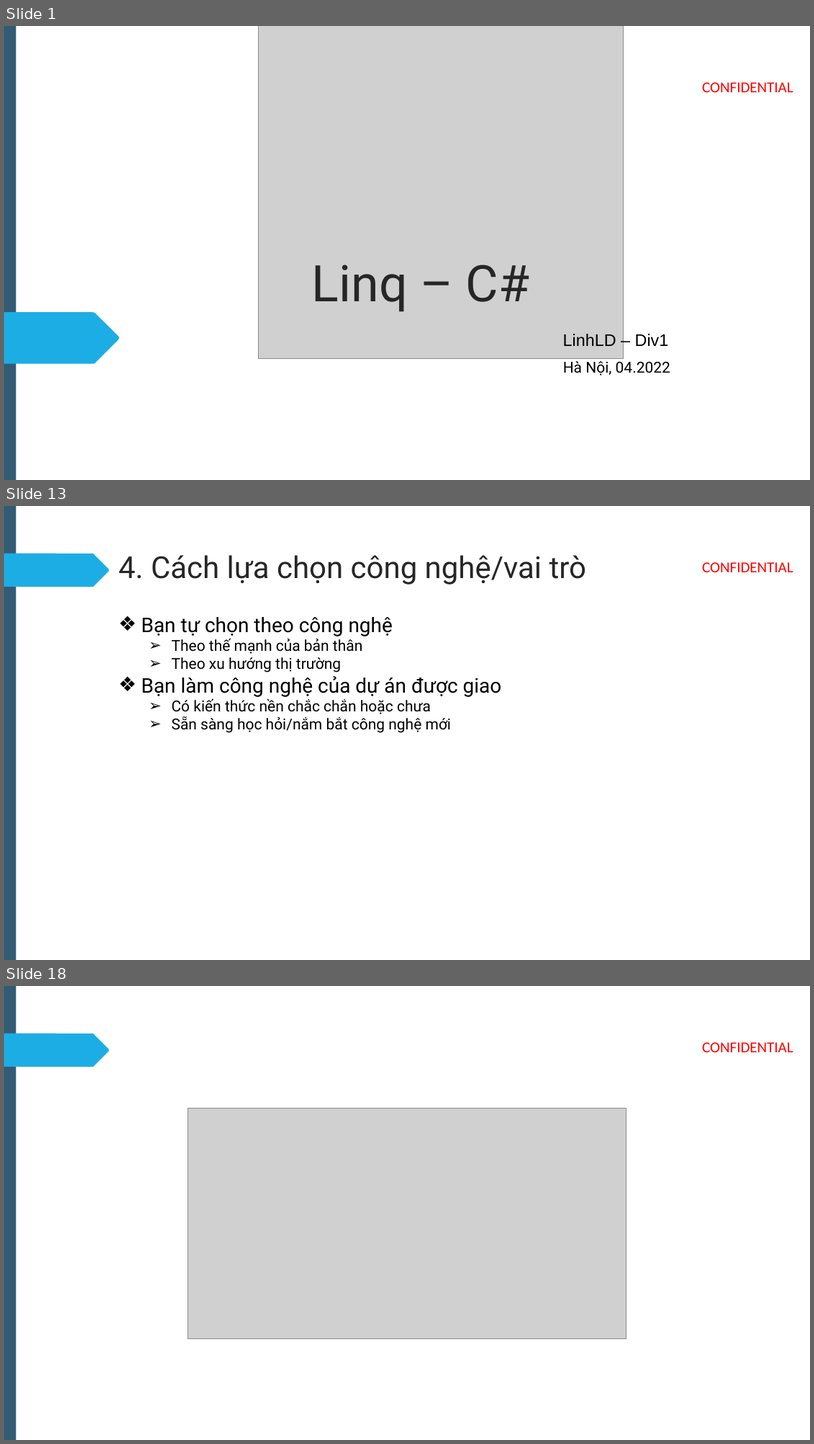
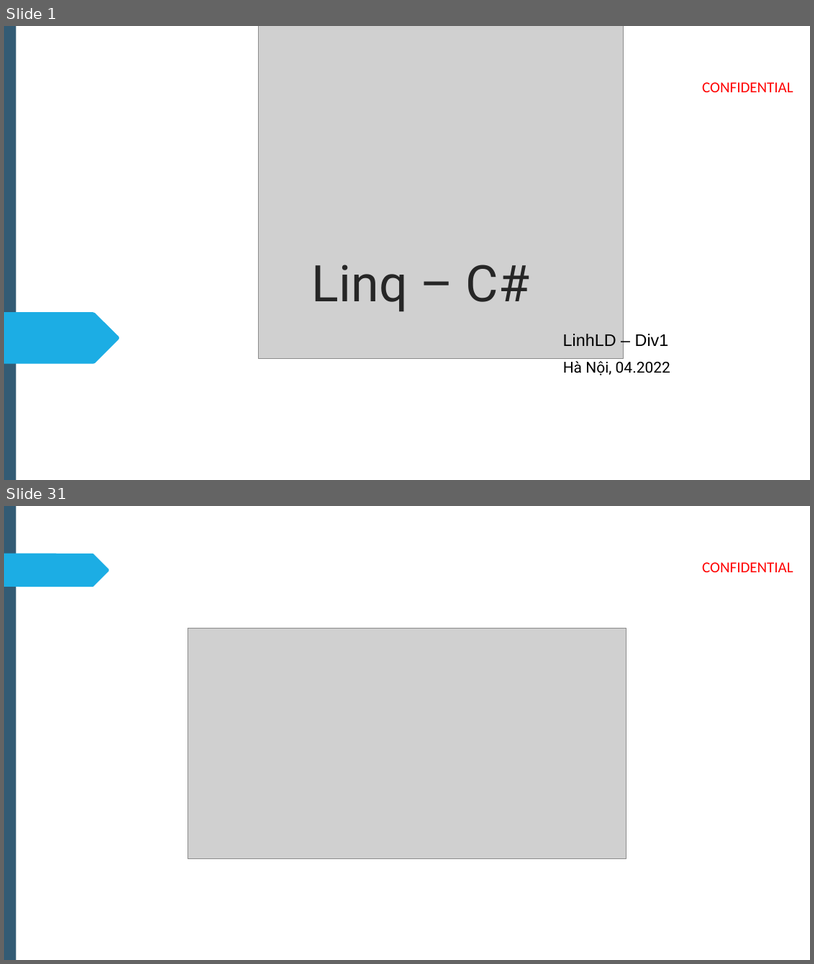
Before and after one commit to Linh-dev/Linq-CSharp, a slide deck: NWS_INTRO_WebDeveloperRoadmap.pptx. Shown one above the other, each under a label of ours: slides 1, 13 and 18 before the commit, slides 1 and 31 after it; the slides between them are not shown. The pictures are 814x1444 and 814x964 pixels, drawn with LibreOffice and Linux fonts; fonts in the diff are those of the drawing; grey boxes stand for pictures; background and template pictures are left out. Boxes give left, top, right and bottom in pixels: in the first picture for what was removed or moved away, otherwise in the second. Text is boxed around its words. In the diff, an @@ line names an element or a change of style, - is before the commit and + after.

```diff
--- a/NWS_INTRO_WebDeveloperRoadmap.pptx
+++ b/NWS_INTRO_WebDeveloperRoadmap.pptx
@@ slide 13 removed at bbox=[4, 506, 810, 960], background #FFFFFF; not listed: 3 template elements that a slide beside it also shows @@
@@ title removed at bbox=[118, 555, 586, 584] @@
-4. Cách lựa chọn công nghệ/vai trò
@@ text removed at bbox=[142, 617, 502, 733] @@
-❖ Bạn tự chọn theo công nghệ
-  ➢ Theo thế mạnh của bản thân
-  ➢ Theo xu hướng thị trường
-❖ Bạn làm công nghệ của dự án được giao
-  ➢ Có kiến thức nền chắc chắn hoặc chưa
-  ➢ Sẵn sàng học hỏi/nắm bắt công nghệ mới
@@ what was slide 18 is now slide 31 @@
```
Also in this commit, not shown: 2 slides changed, 27 slides added, 13 other slides removed, 6 other files.
